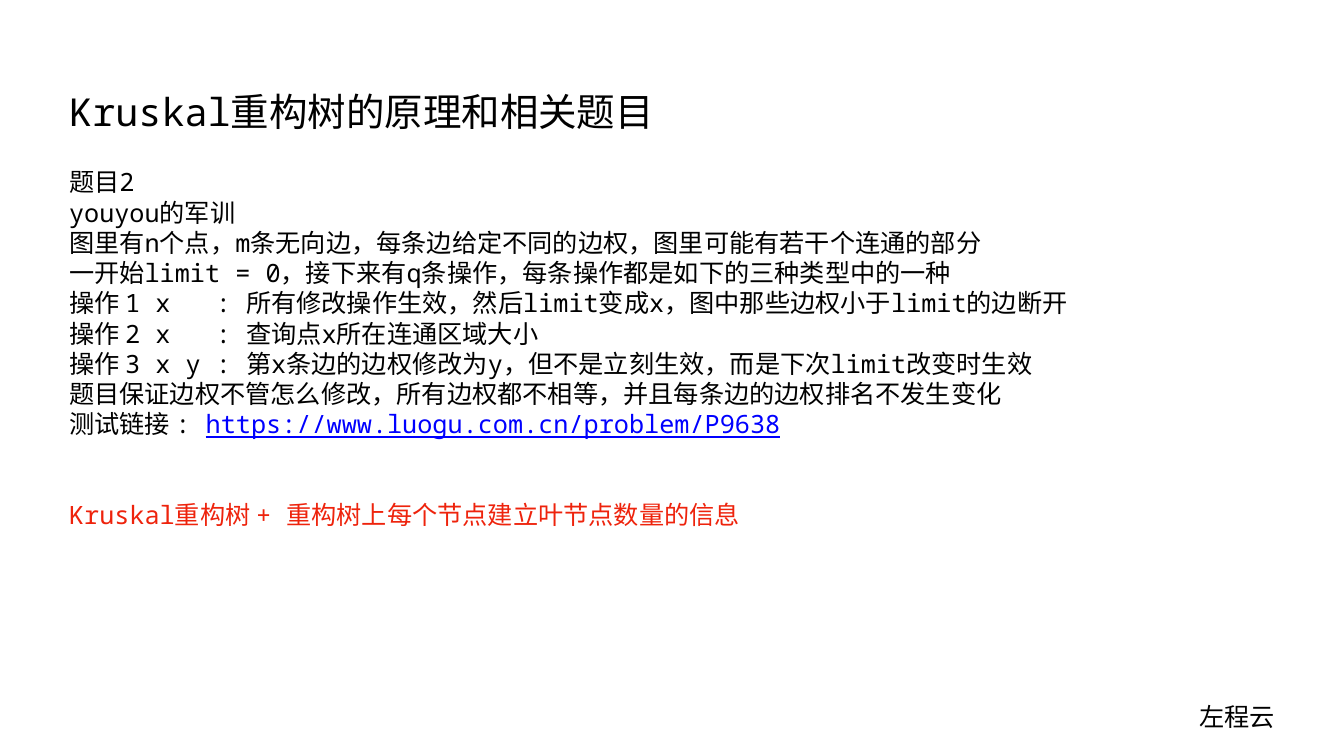
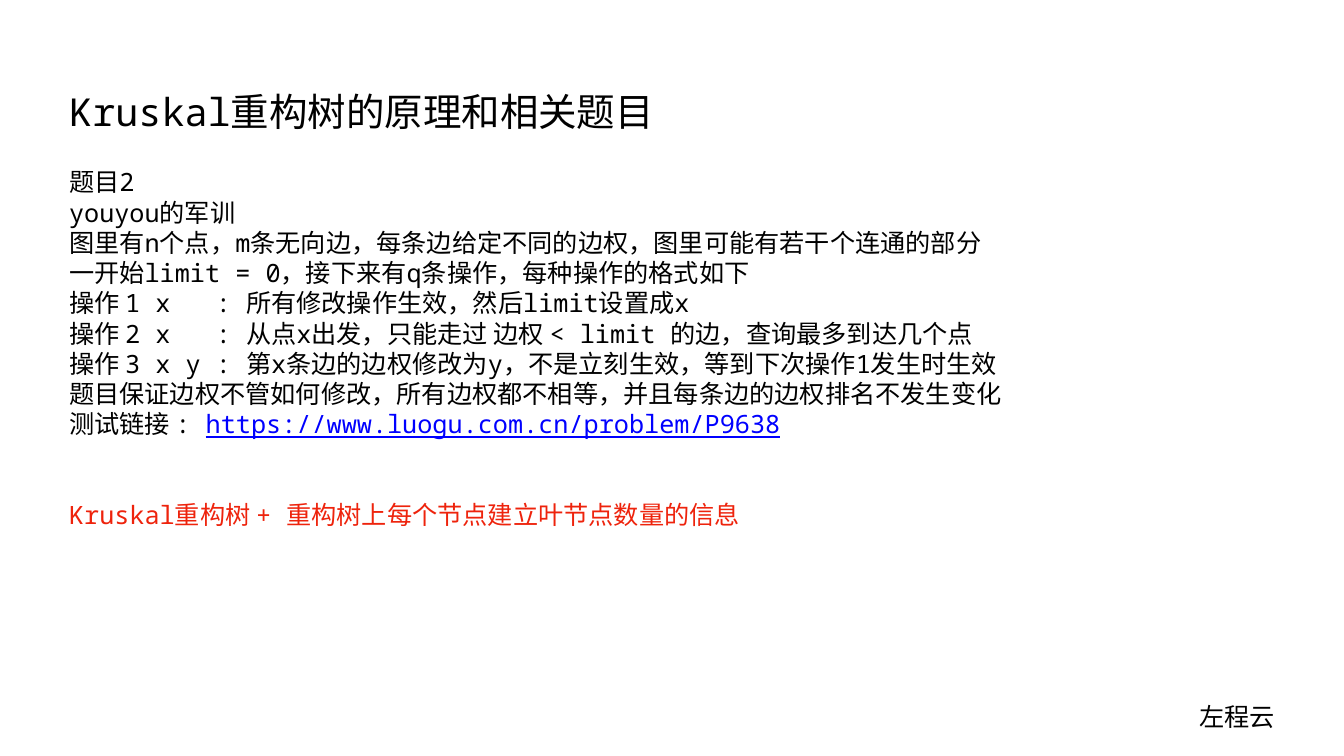
Before and after one commit to algorithmzuo/algorithm-journey, a slide deck: slide 5 of ppt/算法讲解164【挺难】Kruskal重构树的原理和相关题目.pptx. Drawn at 1344x756 pixels with LibreOffice and Linux fonts; fonts in the diff are those of the drawing. Boxes give left, top, right and bottom in pixels: in the first picture for what was removed or moved away, otherwise in the second. Text is boxed around its words. In the diff, an @@ line names an element or a change of style, - is before the commit and + after.

```diff
--- a/ppt/算法讲解164【挺难】Kruskal重构树的原理和相关题目.pptx
+++ b/ppt/算法讲解164【挺难】Kruskal重构树的原理和相关题目.pptx
@@ text at <box>69,260,1001,406</box>: text changed @@
-一开始limit = 0，接下来有q条操作，每条操作都是如下的三种类型中的一种
-操作 1 x : 所有修改操作生效，然后limit变成x，图中那些边权小于limit的边断开
-操作 2 x : 查询点x所在连通区域大小
-操作 3 x y : 第x条边的边权修改为y，但不是立刻生效，而是下次limit改变时生效
-题目保证边权不管怎么修改，所有边权都不相等，并且每条边的边权排名不发生变化
+一开始limit = 0，接下来有q条操作，每种操作的格式如下
+操作 1 x : 所有修改操作生效，然后limit设置成x
+操作 2 x : 从点x出发，只能走过 边权 < limit 的边，查询最多到达几个点
+操作 3 x y : 第x条边的边权修改为y，不是立刻生效，等到下次操作1发生时生效
+题目保证边权不管如何修改，所有边权都不相等，并且每条边的边权排名不发生变化
```
Also in this commit, not shown: 2 other files.
